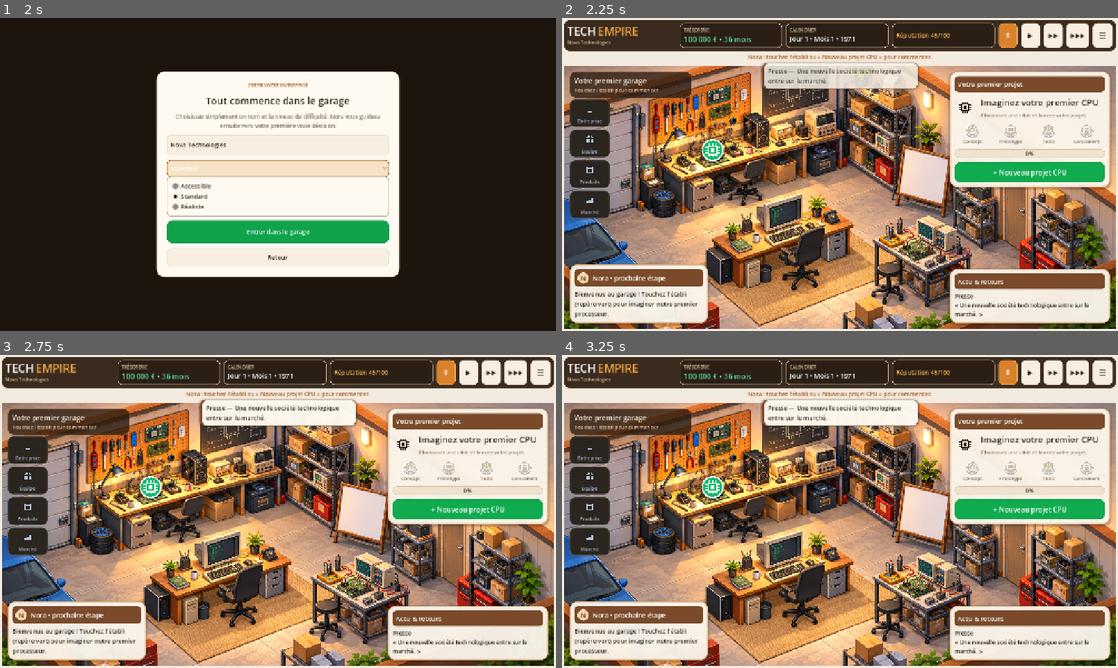
Above: before the commit, frames 1-4 (two rows, left to right).
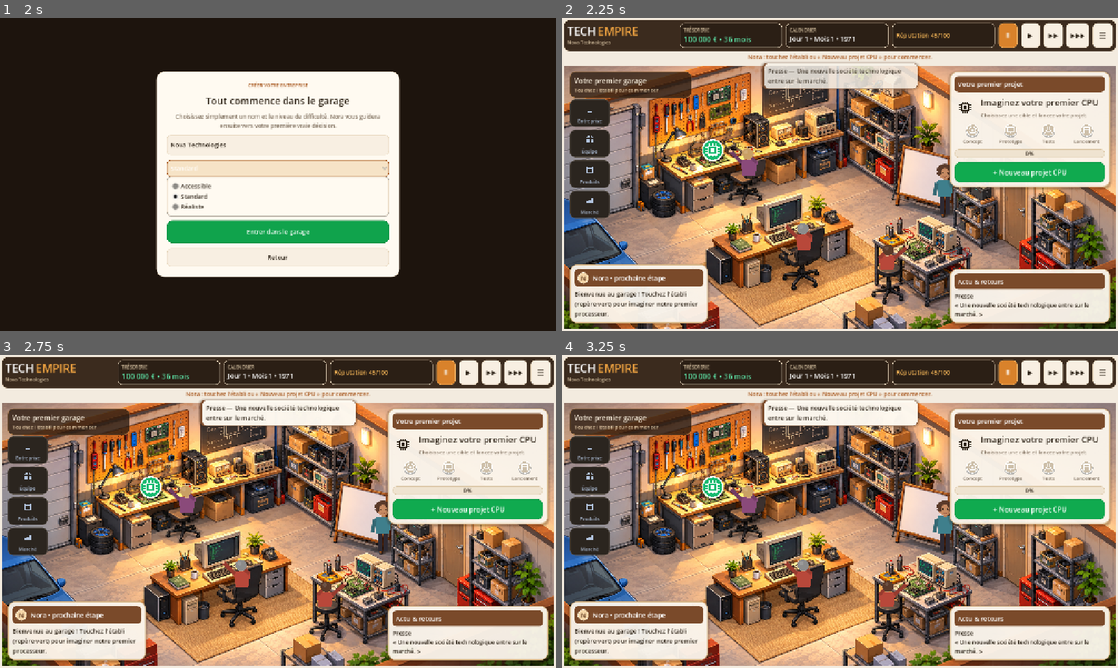
Above: after the commit, the same moments.

Repository: vadorus/addonhardwaregame2d
Game: Godot game, scene res://main.tscn
Same seed, same stepped clock (60 frames per second), same inputs: the game is played once before the commit and once after it.
Inputs:
- Up to frame 1 (2 s): click "Nouvelle entreprise" at 0.5 s; click "Standard" at 1.25 s
- Up to frame 2 (2.25 s): click "Entrer dans le garage" at 2 s
- Up to frame 3 (2.75 s): no input
- Up to frame 4 (3.25 s): click "Ⅱ" at 2.75 s

Frame 1 is identical in both runs. In frame 2, 1.1% of the frame differs, in the area x 30-71%, y 41-85%; in frame 3, 1.1%; in frame 4, 1.1%.

Commit message:
l'équipe vit dans le garage : personnages, bulles de points, paroles
Retour d'Alexandre : « on est dans un jeu qui ressemble qu'à des lignes d'écriture ».
- GarageCrew + CrewMember : chaque salarié est dessiné assis à un poste du décor
  (établi, banc de test, bureau…), Nora debout près du tableau. Animations :
  respiration, frappe au clavier pendant un projet, clignement des yeux.
  Dessin vectoriel provisoire en attendant les sprites d'Astra.
- Pendant un développement ou une industrialisation, des bulles « +2 Perf /
  Énergie / Fiabilité » partent des personnages vers la carte projet
  (à la Game Dev Tycoon), au rythme de la vitesse du jeu.
- Toutes les 15-20 s quelqu'un parle, avec une phrase tirée de l'état réel :
  Camille annonce ce qu'il manque dans l'arbre de recherche, Samira l'étape
  du projet, Nora la décision en attente, un salarié démoralisé le dit.
- Toucher un personnage : sa bulle + une fiche (rôle, compétence, moral).

Co-Authored-By: Claude Opus 5.5 <noreply@anthropic.com>
Claude-Session: https://claude.ai/code/session_01HnCWBwmbhWGCMNHAJgipmS

Diff:
--- a/tests/scenarios/CeoDecisionScenario.gd
+++ b/tests/scenarios/CeoDecisionScenario.gd
@@ -39,6 +39,15 @@
 	# Le bouton vert du garage doit mener à la carte de décision, pas à l'onglet brut.
 	var dashboard: Control = game.get("dashboard_screen")
 	var garage: Control = dashboard.get("dashboard_garage")
+	# L'équipe est visible dans le garage : un personnage par salarié (5 postes max) + Nora.
+	garage.call("_refresh_gameplay_overlays")
+	var crew: Control = garage.call("crew")
+	var expected_crew := mini(PersonnelManager.staff.size(), 5) + 1
+	if int(crew.call("member_count")) != expected_crew:
+		return "Garage crew: expected %d characters, got %d" % [expected_crew, int(crew.call("member_count"))]
+	var first_member: Control = (crew.get("_members") as Array)[0]
+	if str(crew.call("line_for", first_member)) == "":
+		return "Garage crew: characters have nothing to say"
 	var focus: Dictionary = garage.call("focus_decision")
 	if not str(focus.get("context", "")).begins_with("CEO:"):
 		return "CEO decision: garage focus does not route to the decision card (%s)" % str(focus)
--- /dev/null
+++ b/ui/CrewMember.gd
@@ -0,0 +1,141 @@
+extends Control
+## Un membre de l'équipe dessiné dans le garage (en attendant les sprites d'Astra).
+## Assis de dos à son poste (vu en 3/4 arrière) ou debout (Nora), avec une petite
+## animation : il tape, bouge la tête, respire. Toucher le personnage émet `tapped`.
+
+signal tapped(member)
+
+var member_id := ""
+var display_name := ""
+var role := ""
+var department := ""
+var pose := "SIT"        # SIT (de dos, au poste) ou STAND (debout, de face)
+var facing := -1.0       # -1 : travaille vers la gauche, 1 : vers la droite
+var working := false
+var scale_px := 90.0     # hauteur du personnage en pixels
+var hair := Color("3b2a1e")
+var shirt := Color("c8743a")
+var skin := Color("e7b48f")
+var _t := 0.0
+
+func _ready() -> void:
+	mouse_filter = Control.MOUSE_FILTER_STOP
+	mouse_default_cursor_shape = Control.CURSOR_POINTING_HAND
+	_t = randf() * 10.0
+
+func setup(data: Dictionary) -> void:
+	member_id = str(data.get("id", ""))
+	display_name = str(data.get("name", ""))
+	role = str(data.get("role", ""))
+	department = str(data.get("department", ""))
+	pose = str(data.get("pose", "SIT"))
+	facing = float(data.get("facing", -1.0))
+	var pick := absi(hash(member_id if member_id != "" else display_name))
+	var hairs := [Color("3b2a1e"), Color("1f1a17"), Color("7a4a26"), Color("c9a064"), Color("5a3a2a"), Color("8c8c8c")]
+	var shirts := [Color("c8743a"), Color("3f7f8c"), Color("6a8f3a"), Color("8a4a7a"), Color("b8483a"), Color("4a6aa8")]
+	var skins := [Color("f1c9a5"), Color("e7b48f"), Color("c68a62"), Color("8d5a3b")]
+	hair = data.get("hair", hairs[pick % hairs.size()])
+	shirt = data.get("shirt", shirts[(pick / 7) % shirts.size()])
+	skin = skins[(pick / 13) % skins.size()]
+	queue_redraw()
+
+func set_scale_px(value: float) -> void:
+	scale_px = value
+	size = Vector2(value * 0.8, value * 1.05)
+	pivot_offset = Vector2(size.x * 0.5, size.y)
+	queue_redraw()
+
+func _process(delta: float) -> void:
+	_t += delta * (2.0 if working else 1.0)
+	queue_redraw()
+
+func _gui_input(event: InputEvent) -> void:
+	var released: bool = (event is InputEventMouseButton and not event.pressed and event.button_index == MOUSE_BUTTON_LEFT) \
+		or (event is InputEventScreenTouch and not event.pressed)
+	if released:
+		tapped.emit(self)
+		accept_event()
+
+func head_position() -> Vector2:
+	return position + Vector2(size.x * 0.5, size.y - scale_px * (1.02 if pose == "STAND" else 0.86))
+
+func _draw() -> void:
+	var s := scale_px
+	var base := Vector2(size.x * 0.5, size.y)   # sol / assise
+	draw_set_transform(Vector2.ZERO)
+	# Ombre au sol.
+	_draw_ellipse(base + Vector2(0, -s * 0.02), Vector2(s * 0.30, s * 0.07), Color(0, 0, 0, 0.22))
+	if pose == "STAND":
+		_draw_standing(base, s)
+	else:
+		_draw_seated(base, s)
+
+func _draw_seated(base: Vector2, s: float) -> void:
+	var breathe := sin(_t * 1.6) * s * 0.008
+	var type_a := sin(_t * 11.0) * s * 0.02 if working else 0.0
+	var type_b := sin(_t * 11.0 + 1.7) * s * 0.02 if working else 0.0
+	var waist := base + Vector2(0, -s * 0.26)
+	var shoulder_y := -s * 0.66 + breathe
+	# Buste (vu de dos) : trapèze arrondi.
+	var torso := PackedVector2Array([
+		waist + Vector2(-s * 0.17, 0), waist + Vector2(s * 0.17, 0),
+		base + Vector2(s * 0.23, shoulder_y + s * 0.05), base + Vector2(s * 0.19, shoulder_y),
+		base + Vector2(-s * 0.19, shoulder_y), base + Vector2(-s * 0.23, shoulder_y + s * 0.05)
+	])
+	draw_colored_polygon(torso, shirt)
+	# Bras tendus vers le plan de travail (côté `facing`).
+	var hand_dir := Vector2(facing * s * 0.30, -s * 0.30)
+	var left_sh := base + Vector2(-s * 0.20, shoulder_y + s * 0.06)
+	var right_sh := base + Vector2(s * 0.20, shoulder_y + s * 0.06)
+	draw_line(left_sh, left_sh + hand_dir + Vector2(0, type_a), shirt.darkened(0.18), s * 0.09, true)
+	draw_line(right_sh, right_sh + hand_dir + Vector2(s * 0.04 * facing, type_b), shirt.darkened(0.18), s * 0.09, true)
+	draw_circle(left_sh + hand_dir + Vector2(0, type_a), s * 0.045, skin)
+	draw_circle(right_sh + hand_dir + Vector2(s * 0.04 * facing, type_b), s * 0.045, skin)
+	# Cou et tête (arrière de la tête : cheveux, oreilles).
+	var head := base + Vector2(facing * s * 0.03, shoulder_y - s * 0.17 + (sin(_t * 0.9) * s * 0.01))
+	draw_rect(Rect2(base + Vector2(-s * 0.05, shoulder_y - s * 0.07), Vector2(s * 0.10, s * 0.08)), skin.darkened(0.08))
+	draw_circle(head + Vector2(-s * 0.14, s * 0.02), s * 0.035, skin)
+	draw_circle(head + Vector2(s * 0.14, s * 0.02), s * 0.035, skin)
+	draw_circle(head, s * 0.15, hair)
+	draw_circle(head + Vector2(-s * 0.04, -s * 0.05), s * 0.05, hair.lightened(0.12))
+
+func _draw_standing(base: Vector2, s: float) -> void:
+	var breathe := sin(_t * 1.6) * s * 0.008
+	# Jambes.
+	draw_rect(Rect2(base + Vector2(-s * 0.11, -s * 0.42), Vector2(s * 0.09, s * 0.42)), Color("2e2a33"))
+	draw_rect(Rect2(base + Vector2(s * 0.02, -s * 0.42), Vector2(s * 0.09, s * 0.42)), Color("2e2a33"))
+	# Buste.
+	var top := -s * 0.80 + breathe
+	var torso := PackedVector2Array([
+		base + Vector2(-s * 0.15, -s * 0.40), base + Vector2(s * 0.15, -s * 0.40),
+		base + Vector2(s * 0.20, top + s * 0.06), base + Vector2(s * 0.15, top),
+		base + Vector2(-s * 0.15, top), base + Vector2(-s * 0.20, top + s * 0.06)
+	])
+	draw_colored_polygon(torso, shirt)
+	# Bras : l'un le long du corps, l'autre montre le tableau quand elle parle.
+	var wave := sin(_t * 2.2) * s * 0.03
+	draw_line(base + Vector2(-s * 0.19, top + s * 0.08), base + Vector2(-s * 0.24, -s * 0.44), shirt.darkened(0.18), s * 0.08, true)
+	draw_line(base + Vector2(s * 0.19, top + s * 0.08), base + Vector2(s * 0.34, top - s * 0.02 + wave), shirt.darkened(0.18), s * 0.08, true)
+	draw_circle(base + Vector2(s * 0.34, top - s * 0.02 + wave), s * 0.04, skin)
+	# Tête de face : visage, cheveux, yeux.
+	var head := base + Vector2(0, top - s * 0.17)
+	draw_rect(Rect2(base + Vector2(-s * 0.045, top - s * 0.06), Vector2(s * 0.09, s * 0.07)), skin.darkened(0.08))
+	draw_circle(head, s * 0.15, skin)
+	draw_arc(head, s * 0.15, PI * 1.05, PI * 1.95, 24, hair, s * 0.10, true)
+	draw_circle(head + Vector2(-s * 0.13, s * 0.02), s * 0.05, hair)
+	draw_circle(head + Vector2(s * 0.13, s * 0.02), s * 0.05, hair)
+	var blink := fmod(_t, 4.0) > 3.85
+	for side in [-1.0, 1.0]:
+		var eye := head + Vector2(side * s * 0.055, s * 0.01)
+		if blink:
+			draw_line(eye + Vector2(-s * 0.02, 0), eye + Vector2(s * 0.02, 0), Color("2e2418"), 1.5)
+		else:
+			draw_circle(eye, s * 0.018, Color("2e2418"))
+	draw_arc(head + Vector2(0, s * 0.06), s * 0.045, PI * 0.15, PI * 0.85, 10, Color("8a4a3a"), 1.5, true)
+
+func _draw_ellipse(center: Vector2, radius: Vector2, color: Color) -> void:
+	var points := PackedVector2Array()
+	for i in range(24):
+		var a := TAU * float(i) / 24.0
+		points.append(center + Vector2(cos(a) * radius.x, sin(a) * radius.y))
+	draw_colored_polygon(points, color)
--- /dev/null
+++ b/ui/GarageCrew.gd
@@ -0,0 +1,256 @@
+extends Control
+## L'équipe vit dans le garage (retour d'Alexandre, 28/09 : « on dirait des lignes d'écriture »).
+## - chaque salarié est assis à un poste du décor, Nora est debout près du tableau ;
+## - pendant un projet, ils travaillent et des bulles de points montent vers la carte projet
+##   (comme Game Dev Tycoon), au rythme réel de l'avancement ;
+## - de temps en temps quelqu'un dit quelque chose d'utile, tiré de l'état du jeu ;
+## - toucher un personnage : sa bulle + une petite fiche (rôle, compétence, moral).
+
+signal member_opened(member_id: String)
+
+const MEMBER := preload("res://ui/CrewMember.gd")
+const TREE := preload("res://scripts/ResearchTree.gd")
+const UI := preload("res://ui/UiKit.gd")
+
+## Postes du décor (coordonnées relatives à l'image du garage).
+const SEATS := [
+	{"at":Vector2(0.335, 0.455), "facing":-1.0, "pose":"SIT", "place":"établi"},
+	{"at":Vector2(0.585, 0.800), "facing":1.0, "pose":"SIT", "place":"banc de test"},
+	{"at":Vector2(0.435, 0.725), "facing":-1.0, "pose":"SIT", "place":"bureau"},
+	{"at":Vector2(0.300, 0.620), "facing":1.0, "pose":"SIT", "place":"établi"},
+	{"at":Vector2(0.760, 0.690), "facing":-1.0, "pose":"SIT", "place":"stock"},
+]
+const NORA_SPOT := {"at":Vector2(0.690, 0.560), "facing":-1.0, "pose":"STAND"}
+const POINT_KINDS := [["Perf", Color("d9822b")], ["Énergie", Color("2f9e6a")], ["Fiabilité", Color("7a57c2")]]
+
+var art_rect := Rect2()
+var project_target := Vector2.ZERO   # où volent les bulles de points (carte projet)
+var _members: Array = []
+var _bubble: PanelContainer
+var _bubble_label: Label
+var _bubble_owner: Control
+var _bubble_time := 0.0
+var _chat_timer := 8.0
+var _point_timer := 0.0
+var _card: PanelContainer
+var _card_box: VBoxContainer
+var _last_staff_key := ""
+
+func _ready() -> void:
+	mouse_filter = Control.MOUSE_FILTER_IGNORE
+	_bubble = PanelContainer.new()
+	_bubble.add_theme_stylebox_override("panel", UI.stylebox(Color("fffaf1"), 12, 2, Color("d9822b"), 8))
+	_bubble.mouse_filter = Control.MOUSE_FILTER_IGNORE
+	_bubble.visible = false
+	_bubble.z_index = 5
+	_bubble_label = UI.label("", 14)
+	_bubble_label.autowrap_mode = TextServer.AUTOWRAP_WORD_SMART
+	_bubble_label.custom_minimum_size.x = 220
+	_bubble.add_child(_bubble_label)
+	add_child(_bubble)
+	_card = PanelContainer.new()
+	_card.add_theme_stylebox_override("panel", UI.stylebox(Color("fffaf1"), 12, 1, Color("e5d4ba"), 10))
+	_card.visible = false
+	_card.z_index = 6
+	_card_box = VBoxContainer.new()
+	_card_box.add_theme_constant_override("separation", 4)
+	_card.add_child(_card_box)
+	add_child(_card)
+
+func set_art_rect(rect: Rect2) -> void:
+	art_rect = rect
+	_place_members()
+
+## Recrée les personnages quand l'équipe change (embauche, départ).
+func refresh() -> void:
+	if not CompanyManager.created:
+		_clear_members()
+		return
+	var ids: Array[String] = []
+	for employee_value in PersonnelManager.staff:
+		ids.append(str((employee_value as Dictionary).get("id", "")))
+	var key := ",".join(ids)
+	if key != _last_staff_key:
+		_last_staff_key = key
+		_rebuild_members()
+	var active := _has_active_work()
+	for member in _members:
+		(member as Control).set("working", active and str(member.get("pose")) == "SIT")
+
+func member_count() -> int:
+	return _members.size()
+
+func _clear_members() -> void:
+	for member in _members:
+		(member as Node).queue_free()
+	_members.clear()
+	_last_staff_key = ""
+
+func _rebuild_members() -> void:
+	_clear_members()
+	# R&D et Développement aux postes techniques d'abord.
+	var order := {"R&D":0, "Développement":1, "Production":2, "Support":3, "Marketing":4, "Finance":5}
+	var staff: Array = PersonnelManager.staff.duplicate()
+	staff.sort_custom(func(a, b): return int(order.get(str(a.get("department", "")), 9)) < int(order.get(str(b.get("department", "")), 9)))
+	for i in range(mini(staff.size(), SEATS.size())):
+		var employee: Dictionary = staff[i]
+		var seat: Dictionary = SEATS[i]
+		_add_member({"id":str(employee.get("id", "")), "name":str(employee.get("name", "")), "role":str(employee.get("role", "")),
+			"department":str(employee.get("department", "")), "pose":seat.pose, "facing":seat.facing, "at":seat.at})
+	var nora := ExecutiveManager.get_right_hand()
+	_add_member({"id":"NORA", "name":str(nora.get("name", "Nora Bernard")), "role":"Bras droit", "department":"Direction",
+		"pose":"STAND", "facing":-1.0, "at":NORA_SPOT.at, "hair":Color("5a3a2a"), "shirt":Color("3f7f8c")})
+	_place_members()
+
+func _add_member(data: Dictionary) -> void:
+	var member := MEMBER.new() as Control
+	member.call("setup", data)
+	member.set_meta("at", data.at)
+	member.connect("tapped", _on_member_tapped)
+	add_child(member)
+	move_child(member, 0)
+	_members.append(member)
+
+func _place_members() -> void:
+	if art_rect.size.x <= 0.0:
+		return
+	var px := art_rect.size.y * 0.135
+	for member_value in _members:
+		var member: Control = member_value
+		member.call("set_scale_px", px * (1.15 if str(member.get("pose")) == "STAND" else 1.0))
+		var at: Vector2 = member.get_meta("at")
+		var foot := art_rect.position + Vector2(at.x * art_rect.size.x, at.y * art_rect.size.y)
+		member.position = foot - Vector2(member.size.x * 0.5, member.size.y)
+
+func _has_active_work() -> bool:
+	for project_value in ResearchManager.projects:
+		if str((project_value as Dictionary).get("status", "")) == "DEVELOPMENT":
+			return true
+	return not ProductionManager.get_active_jobs().is_empty()
+
+func _process(delta: float) -> void:
+	if _bubble.visible:
+		_bubble_time -= delta
+		if _bubble_owner != null and is_instance_valid(_bubble_owner):
+			_place_bubble()
+		if _bubble_time <= 0.0:
+			_bubble.visible = false
+			_card.visible = false
+	var speed := TimeManager.time_scale
+	if speed <= 0.0 or not is_visible_in_tree() or _members.is_empty():
+		return
+	_chat_timer -= delta
+	if _chat_timer <= 0.0:
+		_chat_timer = randf_range(14.0, 22.0)
+		var talker: Control = _members[randi() % _members.size()]
+		say(talker, line_for(talker))
+	if _has_active_work():
+		_point_timer -= delta * speed
+		if _point_timer <= 0.0:
+			_point_timer = randf_range(0.9, 1.6)
+			var workers: Array = _members.filter(func(m): return str(m.get("pose")) == "SIT")
+			if not workers.is_empty():
+				_spawn_point(workers[randi() % workers.size()])
+
+## Petite bulle de points qui monte vers la carte projet.
+func _spawn_point(member: Control) -> void:
+	var kind: Array = POINT_KINDS[randi() % POINT_KINDS.size()]
+	var pill := Label.new()
+	pill.text = "+%d %s" % [randi_range(1, 3), str(kind[0])]
+	pill.add_theme_font_size_override("font_size", 12)
+	pill.add_theme_color_override("font_color", Color.WHITE)
+	pill.add_theme_stylebox_override("normal", UI.stylebox(kind[1], 10, 0, kind[1], 4))
+	pill.mouse_filter = Control.MOUSE_FILTER_IGNORE
+	pill.z_index = 4
+	add_child(pill)
+	var start: Vector2 = member.call("head_position") + Vector2(-20, -10)
+	pill.position = start
+	var target := project_target if project_target != Vector2.ZERO else start + Vector2(0, -80)
+	var tween := pill.create_tween()
+	tween.tween_property(pill, "position", start + Vector2(randf_range(-12, 12), -26), 0.35).set_ease(Tween.EASE_OUT)
+	tween.tween_property(pill, "position", target, 0.9).set_trans(Tween.TRANS_CUBIC).set_ease(Tween.EASE_IN)
+	tween.parallel().tween_property(pill, "modulate:a", 0.0, 0.9).set_delay(0.5)
+	tween.tween_callback(pill.queue_free)
+
+func say(member: Control, text: String, duration: float = 5.0) -> void:
+	if text == "" or member == null:
+		return
+	_bubble_label.text = "%s : %s" % [str(member.get("display_name")).split(" ")[0], text]
+	_bubble_owner = member
+	_bubble_time = duration
+	_bubble.visible = true
+	_bubble.reset_size()
+	_place_bubble()
+
+func _place_bubble() -> void:
+	var head: Vector2 = _bubble_owner.call("head_position")
+	var bubble_size := _bubble.get_combined_minimum_size()
+	var pos := head + Vector2(-bubble_size.x * 0.5, -bubble_size.y - 18.0)
+	pos.x = clampf(pos.x, 8.0, maxf(8.0, size.x - bubble_size.x - 8.0))
+	pos.y = maxf(pos.y, 8.0)
+	_bubble.position = pos
+
+func _on_member_tapped(member: Control) -> void:
+	say(member, line_for(member), 7.0)
+	_show_card(member)
+	member_opened.emit(str(member.get("member_id")))
+
+func _show_card(member: Control) -> void:
+	for child in _card_box.get_children():
+		_card_box.remove_child(child)
+		child.queue_free()
+	_card_box.add_child(UI.label(str(member.get("display_name")), 15))
+	_card_box.add_child(UI.muted_label(str(member.get("role")), 12))
+	var employee := PersonnelManager.get_employee(str(member.get("member_id")))
+	if not employee.is_empty():
+		for data in [["Compétence", float(employee.get("skill", 0))], ["Moral", float(employee.get("morale", 70.0))]]:
+			var meter := UI.meter_row(str(data[0]), "")
+			meter.get_child(0).custom_minimum_size.x = 90
+			UI.set_meter(meter, float(data[1]))
+			meter.custom_minimum_size.x = 250
+			_card_box.add_child(meter)
+	_card.visible = true
+	_card.reset_size()
+	var head: Vector2 = member.call("head_position")
+	var card_size := _card.get_combined_minimum_size()
+	# Du côté où il y a de la place (les cartes projet/actu occupent la droite).
+	var card_x := head.x + 40.0 if head.x < size.x * 0.5 else head.x - card_size.x - 40.0
+	_card.position = Vector2(clampf(card_x, 8.0, maxf(8.0, size.x - card_size.x - 8.0)), clampf(head.y + 10.0, 8.0, maxf(8.0, size.y - card_size.y - 8.0)))
+
+## Ce que dit un personnage : toujours tiré de l'état réel de la partie.
+func line_for(member: Control) -> String:
+	var id := str(member.get("member_id"))
+	if id == "NORA":
+		var focus: Dictionary = get_parent().call("focus_decision") if get_parent() != null and get_parent().has_method("focus_decision") else {}
+		if not focus.is_empty():
+			return "%s. Le bouton vert vous y emmène." % str(focus.get("title", "Une décision nous attend"))
+		return "Tout est sous contrôle. Pensez à la prochaine génération de CPU."
+	var employee := PersonnelManager.get_employee(id)
+	if not employee.is_empty() and float(employee.get("morale", 70.0)) < 52.0:
+		return "Je suis à bout en ce moment… un geste ou une discussion m'aiderait."
+	var department := str(member.get("department"))
+	if department == "R&D":
+		var best: Dictionary = {}
+		var best_lane := ""
+		var best_gap := 1000.0
+		for lane_value in TREE.lanes(3):
+			var next: Dictionary = (lane_value as Dictionary).get("next", {})
+			if next.is_empty():
+				continue
+			var gap := float(next.target) - float(next.value)
+			if gap > 0.0 and gap < best_gap:
+				best_gap = gap
+				best = next
+				best_lane = str((lane_value as Dictionary).get("title", ""))
+		if not best.is_empty():
+			return "Encore %.0f points en %s et on débloque « %s ». Regardez l'arbre de recherche !" % [ceilf(best_gap), best_lane, str(best.title)]
+		return "La recherche avance bien."
+	for project_value in ResearchManager.projects:
+		var project: Dictionary = project_value
+		if str(project.get("status", "")) == "DEVELOPMENT":
+			return "%s avance : on en est à « %s »." % [str(project.get("name", "Le CPU")), str(GameData.PHASES[clampi(int(project.get("phase_index", 0)), 0, GameData.PHASES.size() - 1)]).to_lower()]
+	for job_value in ProductionManager.get_active_jobs():
+		return "La fabrication de %s tourne : %.0f %%." % [str((job_value as Dictionary).get("name", "notre CPU")), float((job_value as Dictionary).get("progress", 0.0))]
+	if ProductManager.has_ready_product_to_launch():
+		return "Le CPU est prêt. On le lance quand ?"
+	return "On attaque le prochain CPU ? J'ai quelques idées."
--- a/ui/GarageHub.gd
+++ b/ui/GarageHub.gd
@@ -83,6 +83,10 @@
 var _focus: Dictionary = {}
 var _last_focus_key := ""
 var _phase_row: HBoxContainer
+var _crew: Control
+
+func crew() -> Control:
+	return _crew
 
 func _ready() -> void:
 	custom_minimum_size = Vector2(0, 560)
@@ -125,6 +129,11 @@
 	_background.texture_filter = CanvasItem.TEXTURE_FILTER_LINEAR
 	_background.mouse_filter = Control.MOUSE_FILTER_IGNORE
 	add_child(_background)
+
+	# L'équipe, dessinée à ses postes dans le décor (sous les repères et les cartes).
+	_crew = (load("res://ui/GarageCrew.gd") as Script).new() as Control
+	_crew.set_anchors_and_offsets_preset(Control.PRESET_FULL_RECT)
+	add_child(_crew)
 
 func _build_overlay() -> void:
 	_room_badge = PanelContainer.new()
@@ -492,6 +501,10 @@
 		var project_w := clampf(size.x * 0.29, 300.0, 370.0)
 		_project_panel.size = Vector2(project_w, 0.0)
 		_project_panel.position = Vector2(size.x - project_w - 14.0, 14.0)
+		if _crew != null:
+			_crew.set("project_target", _project_panel.position + Vector2(project_w * 0.35, 70.0))
+	if _crew != null:
+		_crew.call("set_art_rect", art_rect)
 	if _tasks_panel != null:
 		var tasks_w := clampf(size.x * 0.25, 250.0, 330.0)
 		_tasks_panel.size = Vector2(tasks_w, 0.0)
@@ -883,6 +896,8 @@
 	if _project_title == null or _project_stage == null or _project_progress == null:
 		return
 	_update_focus()
+	if _crew != null:
+		_crew.call("refresh")
 	var active_project: Dictionary = {}
 	for value in ResearchManager.projects:
 		if str(value.get("status", "")) == "DEVELOPMENT":
Not shown, added: ui/CrewMember.gd.uid
Not shown, added: ui/GarageCrew.gd.uid
